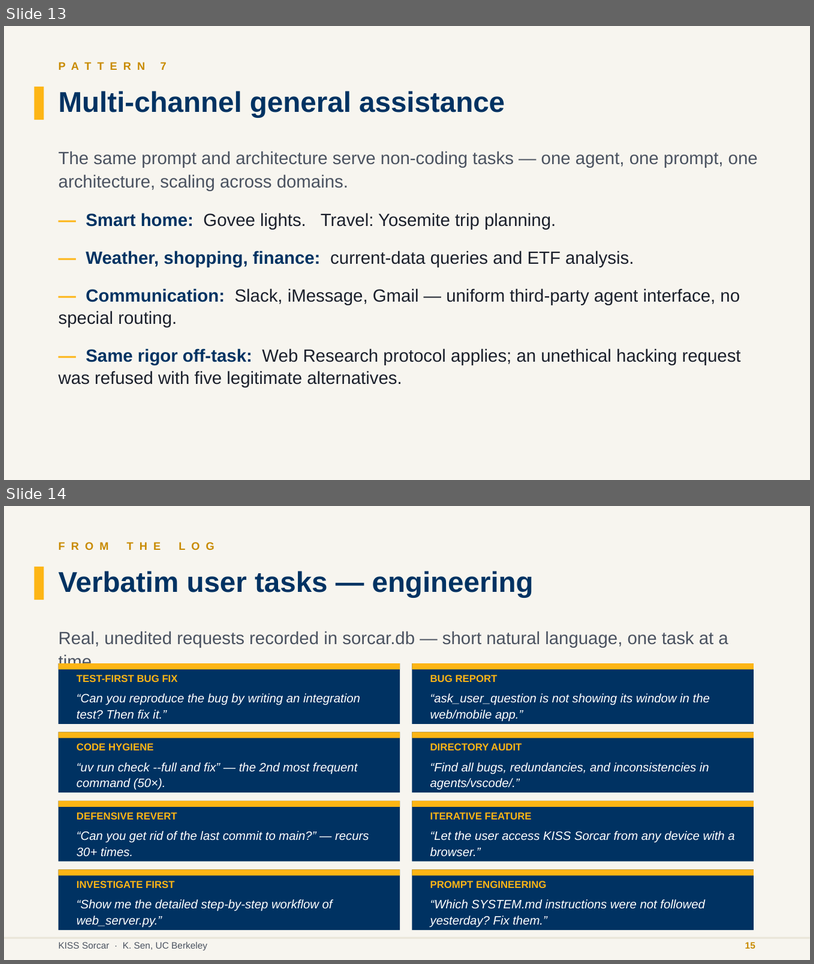
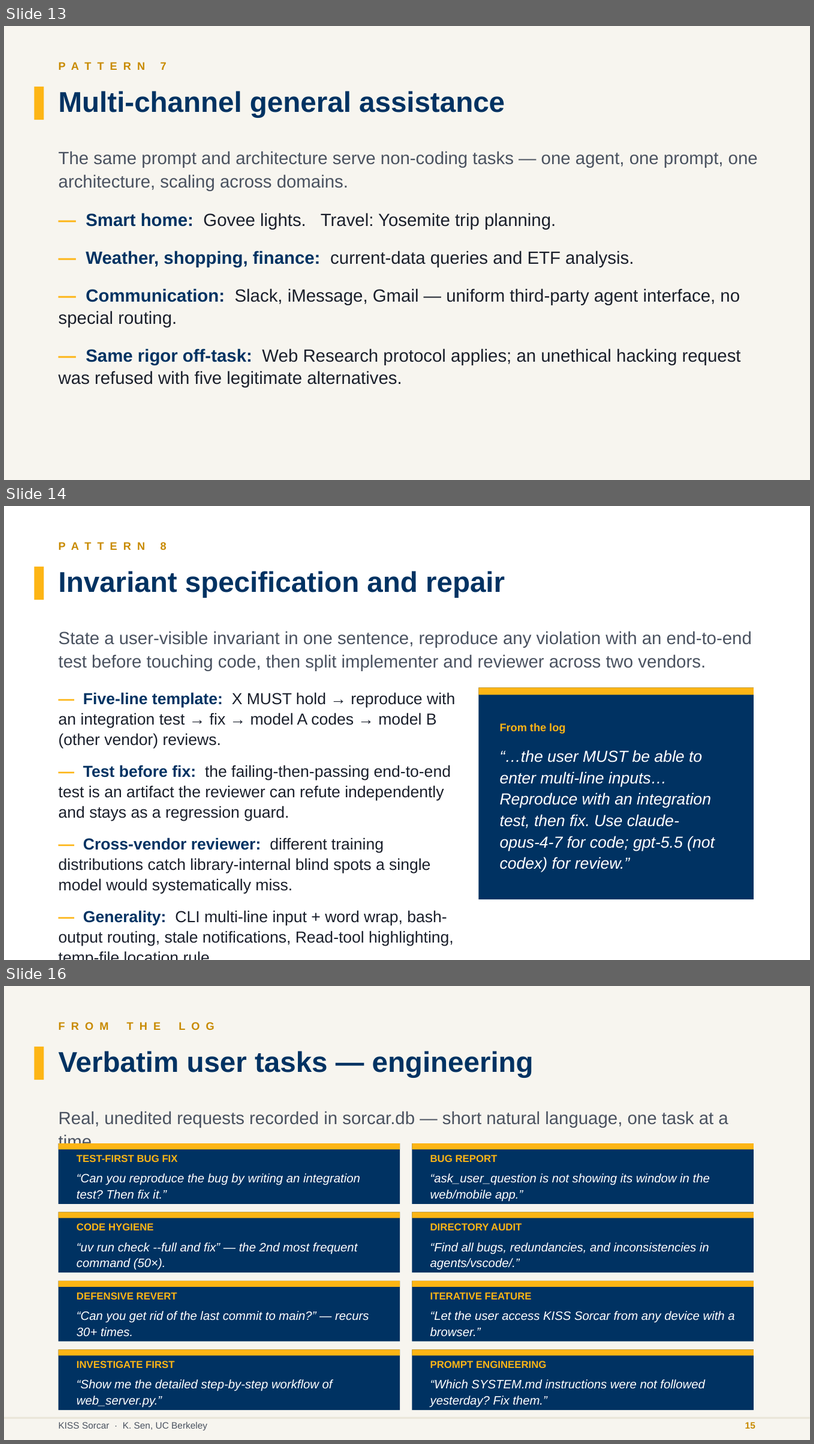
Before and after one commit to ksenxx/kiss_ai, a slide deck: papers/sekisssorcar/se_kiss_sorcar_slides.pptx. Shown one above the other, each under a label of ours: slides 13 and 14 before the commit, slides 13, 14 and 16 after it; the slides between them are not shown. The pictures are 814x964 and 814x1444 pixels, drawn with LibreOffice and Linux fonts; fonts in the diff are those of the drawing. Boxes give left, top, right and bottom in pixels: in the first picture for what was removed or moved away, otherwise in the second. Text is boxed around its words. In the diff, an @@ line names an element or a change of style, - is before the commit and + after.

Commit message:
docs: update SE-KISS-SorCaR slides to reflect paper revisions
User prompt:
can you update the slides at ./papers/sekisssorcar/se_kiss_sorcar_slides.pptx based on the updated paper at ./papers/sekisssorcar/se_kiss_sorcar.tex ?  Build the paper.

```diff
--- a/papers/sekisssorcar/se_kiss_sorcar_slides.pptx
+++ b/papers/sekisssorcar/se_kiss_sorcar_slides.pptx
@@ slide 14 added at (x1=4, y1=506, x2=810, y2=960), background #FFFFFF @@
@@ text added at (x1=59, y1=542, x2=167, y2=550), 13 pt, text #C88A00, bold @@
+P A T T E R N 8
@@ rectangle added at (x1=34, y1=567, x2=44, y2=600), fill #FDB515 @@
@@ text added at (x1=59, y1=571, x2=505, y2=597), 34 pt, text #003262, bold @@
+Invariant specification and repair
@@ text added at (x1=59, y1=631, x2=752, y2=671), 21 pt, text #4A5260 @@
+State a user-visible invariant in one sentence, reproduce any violation with an end-to-end test before touching code, then split implementer and reviewer across two vendors.
@@ text added at (x1=59, y1=692, x2=455, y2=946), 19 pt, text #1A1F2B @@
+— Five-line template: X MUST hold → reproduce with an integration test → fix → model A codes → model B (other vendor) reviews.
+— Test before fix: the failing-then-passing end-to-end test is an artifact the reviewer can refute independently and stays as a regression guard.
+— Cross-vendor reviewer: different training distributions catch library-internal blind spots a single model would systematically miss.
+— Generality: CLI multi-line input + word wrap, bash-output routing, stale notifications, Read-tool highlighting, temp-file location rule.
@@ rectangle added at (x1=479, y1=687, x2=754, y2=899), fill #003262 @@
@@ rectangle added at (x1=479, y1=687, x2=754, y2=695), fill #FDB515 @@
@@ text added at (x1=500, y1=723, x2=715, y2=872), 19 pt, text #FFFFFF, italic @@
+From the log
+“…the user MUST be able to enter multi-line inputs… Reproduce with an integration test, then fix. Use claude-opus-4-7 for code; gpt-5.5 (not codex) for review.”
@@ what was slide 14 is now slide 16 @@
```
Also in this commit, not shown: 2 slides changed, 1 other slide added.
